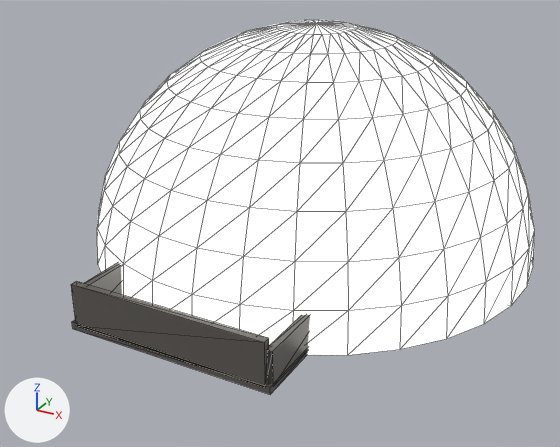
Before and after pictures for a commit that changed the glTF model assets/maps/reactor_site/glb/torus_cloud_1.glb.
One viewpoint serves both versions: a 50 mm camera at (75.8, -154.5, 79.2) aimed at (-3.1, -10.9, 7.4). Lighting does not change. The marker at lower left points along +X, +Y and +Z. The older version comes first. Mesh edges are drawn as thin lines. Where no turn or scale is listed for an object, it has been applied to the vertices. Vertices at exactly the same position are counted once.

The first picture shows 'piece_reactor_flash_flash_nocol', 'piece_reactor_ruin_scorched'.
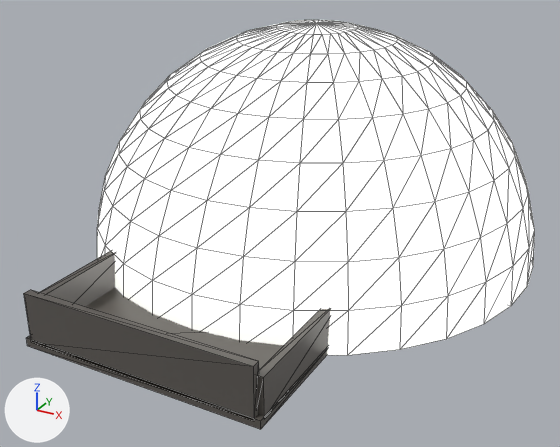
Diff of the bpy script that builds the scene:
```diff
--- a/assets/maps/reactor_site/glb/torus_cloud_1.glb.py
+++ b/assets/maps/reactor_site/glb/torus_cloud_1.glb.py
@@ me_piece_reactor_ruin_scorched_mesh @@
 # used by ob_piece_reactor_ruin_scorched; location = (0.0, 0.0, 0.0)
-me_piece_reactor_ruin_scorched_mesh.from_pydata(...)  # 416 vertices, 688 faces; spans x -24.1..24.1, y -60.0..60.0, z 0.0..25.8
+me_piece_reactor_ruin_scorched_mesh.from_pydata(...)  # 224 vertices, 336 faces; spans x -25.2..25.2, y -68.7..68.7, z 0.0..29.6
+# me_piece_reactor_ruin_scorched_mesh part 1: a new loose piece, a box spanning x -25.2..25.2, y -68.7..-36.6, z 0.0..1.7, in mat_scorched
+# me_piece_reactor_ruin_scorched_mesh part 2: a new loose piece, a box spanning x -25.2..-23.6, y -67.5..-37.8, z 1.1..9.2, in mat_scorched
+# me_piece_reactor_ruin_scorched_mesh part 3: a new loose piece, a box spanning x 23.6..25.2, y -67.5..-37.8, z 1.1..9.2, in mat_scorched
+# me_piece_reactor_ruin_scorched_mesh part 4: a new loose piece, a box spanning x -24.0..24.0, y -68.7..-67.1, z 1.1..11.4, in mat_scorched
+# me_piece_reactor_ruin_scorched_mesh part 5: 17 loose pieces with 256 vertices, spanning x -24.1..24.1, y -60.0..60.0, z 0.0..25.5, are deleted
+# other edits to the shape of me_piece_reactor_ruin_scorched_mesh do not show in these pictures
 me_piece_reactor_ruin_scorched_mesh.materials.append(mat_scorched)
```

Location of each change, (x1, y1, x2, y2) in pixels of the pictures (560 x 447 px):
'piece_reactor_ruin_scorched', reshaped: before (71, 263, 310, 394); after (24, 251, 331, 429)
part 1 of me_piece_reactor_ruin_scorched_mesh, added: after (26, 287, 328, 429)
part 2 of me_piece_reactor_ruin_scorched_mesh, added: after (40, 251, 115, 307)
part 3 of me_piece_reactor_ruin_scorched_mesh, added: after (258, 309, 331, 417)
part 4 of me_piece_reactor_ruin_scorched_mesh, added: after (24, 290, 259, 420)
part 5 of me_piece_reactor_ruin_scorched_mesh, deleted: before (71, 263, 310, 394)
